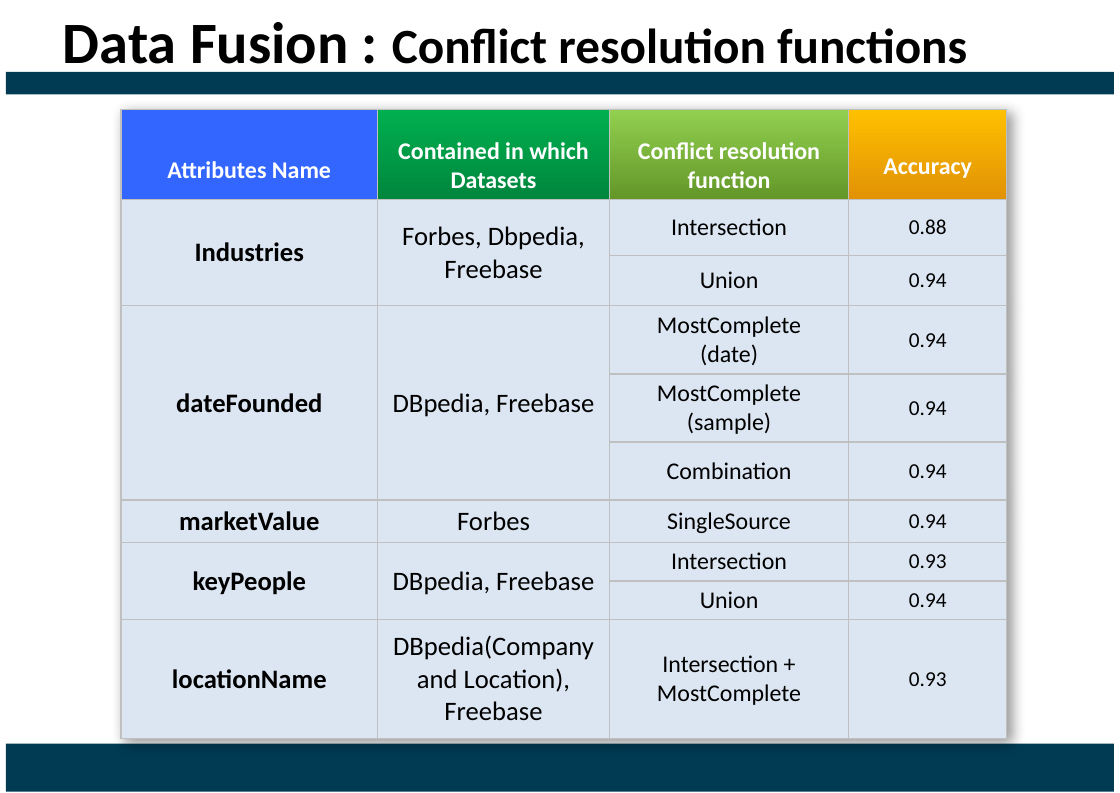
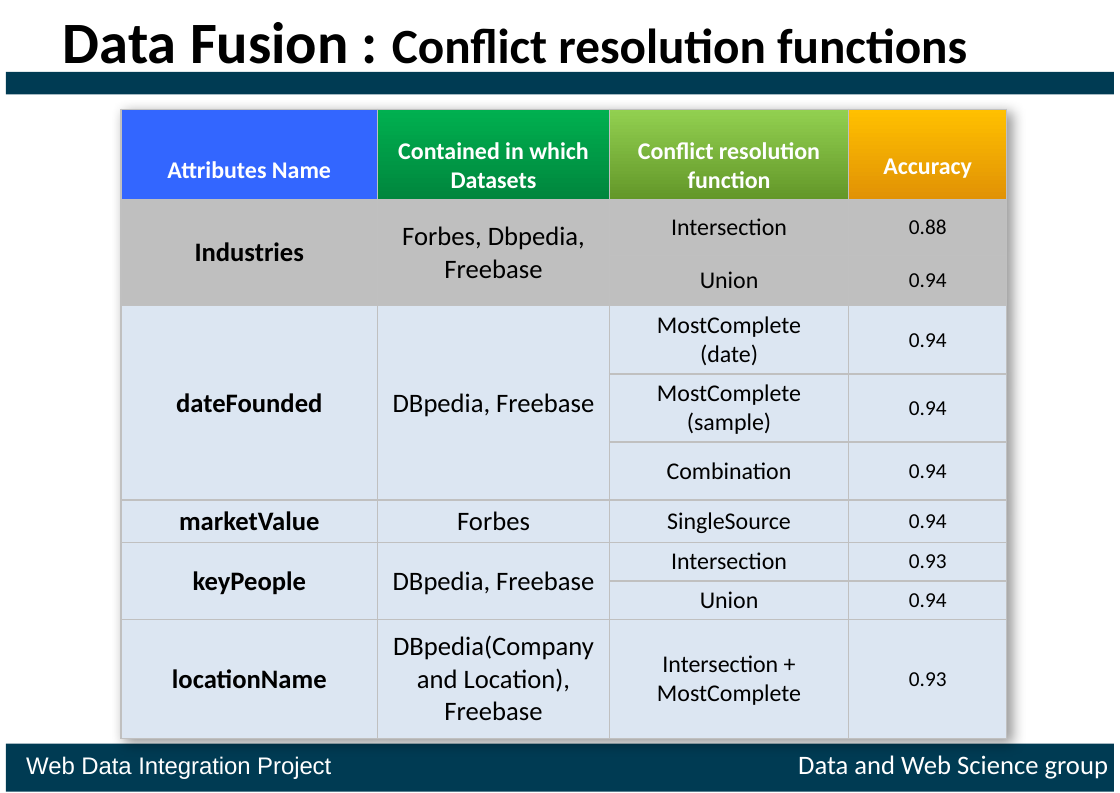
Before and after one commit to ofrendo/WebDataIntegration, a slide deck: slide 11 of presentation/Presentation_template.pptx. Drawn at 1120x793 pixels with LibreOffice and Linux fonts; fonts in the diff are those of the drawing. Boxes give left, top, right and bottom in pixels: in the first picture for what was removed or moved away, otherwise in the second. Text is boxed around its words. In the diff, an @@ line names an element or a change of style, - is before the commit and + after.

```diff
--- a/presentation/Presentation_template.pptx
+++ b/presentation/Presentation_template.pptx
@@ table at (121, 109, 1007, 734) @@
@@ fill #DCE6F2 to #BFBFBF in 6 cells @@
@@ text added at (26, 755, 1108, 779), 18 pt, text #FFFFFF @@
+Web Data Integration Project Data and Web Science group
```
Also in this commit, not shown: 12 other slides changed, 1 slide removed.
